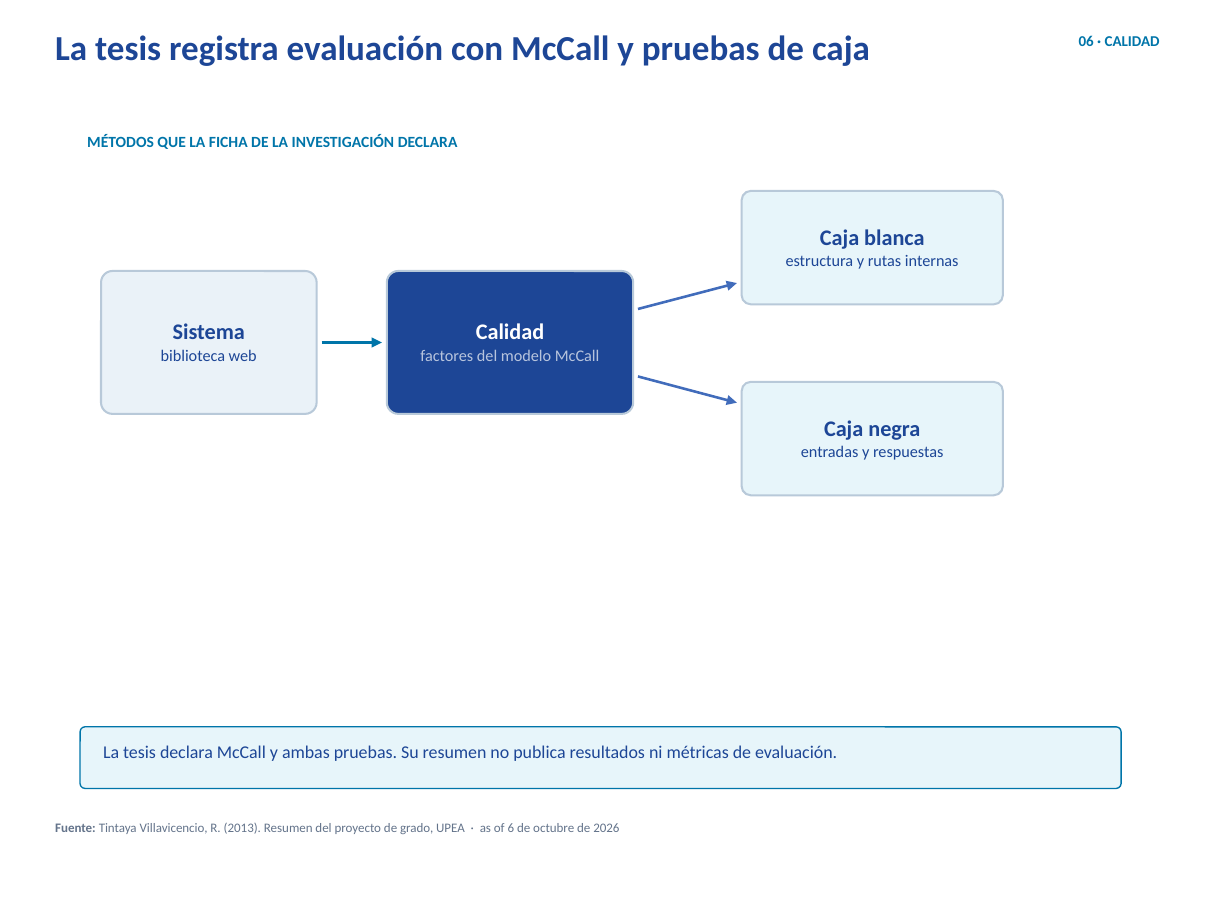
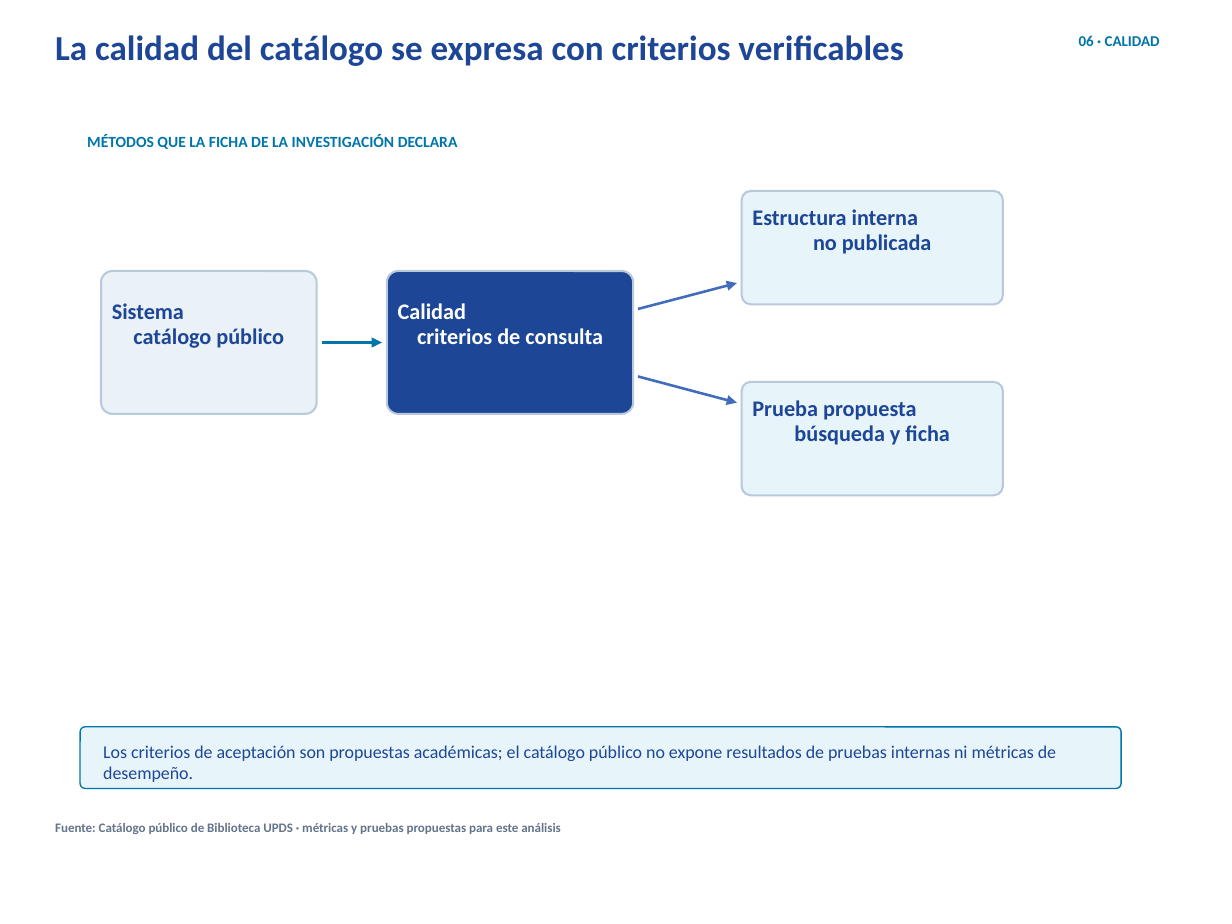
Before and after one commit to erickbravob/sistemas-informacion-i, a slide deck: slide 7 of materiales/actividad-1/tema-01-uml-requisitos-v23.pptx. Drawn at 1232x924 pixels with LibreOffice and Linux fonts; fonts in the diff are those of the drawing; background and template pictures are left out. Boxes give left, top, right and bottom in pixels: in the first picture for what was removed or moved away, otherwise in the second. Text is boxed around its words. In the diff, an @@ line names an element or a change of style, - is before the commit and + after.

Commit message:
Actualiza evidencia bibliográfica y caso UPDS

```diff
--- a/materiales/actividad-1/tema-01-uml-requisitos-v23.pptx
+++ b/materiales/actividad-1/tema-01-uml-requisitos-v23.pptx
@@ text at [55,35,903,66]: text changed @@
-La tesis registra evaluación con McCall y pruebas de caja
+La calidad del catálogo se expresa con criterios verificables
@@ text at [752,209,932,254]: text changed; size 9.5 to 13 pt; bold on @@
-Caja blanca
-estructura y rutas internas
+Estructura interna
+no publicada
@@ text at [112,303,284,348]: text changed; size 9.5 to 13 pt; bold on @@
-Sistema
-biblioteca web
+Sistema
+catálogo público
@@ text at [398,303,603,344]: text changed; size 9.5 to 13 pt; text colour #B7C4DD to #FFFFFF; bold on @@
-Calidad
-factores del modelo McCall
+Calidad
+criterios de consulta
@@ text at [752,400,949,445]: text changed; size 9.5 to 13 pt; bold on @@
-Caja negra
-entradas y respuestas
+Prueba propuesta
+búsqueda y ficha
@@ text at [103,745,1056,782]: text changed @@
-La tesis declara McCall y ambas pruebas. Su resumen no publica resultados ni métricas de evaluación.
+Los criterios de aceptación son propuestas académicas; el catálogo público no expone resultados de pruebas internas ni métricas de desempeño.
@@ text at [55,823,561,834]: text changed; bold on @@
-Fuente: Tintaya Villavicencio, R. (2013). Resumen del proyecto de grado, UPEA · as of 6 de octubre de 2026
+Fuente: Catálogo público de Biblioteca UPDS · métricas y pruebas propuestas para este análisis
```
Also in this commit, not shown: 2 other slides changed, 1 slide added, 1 slide removed, 20 other files.
